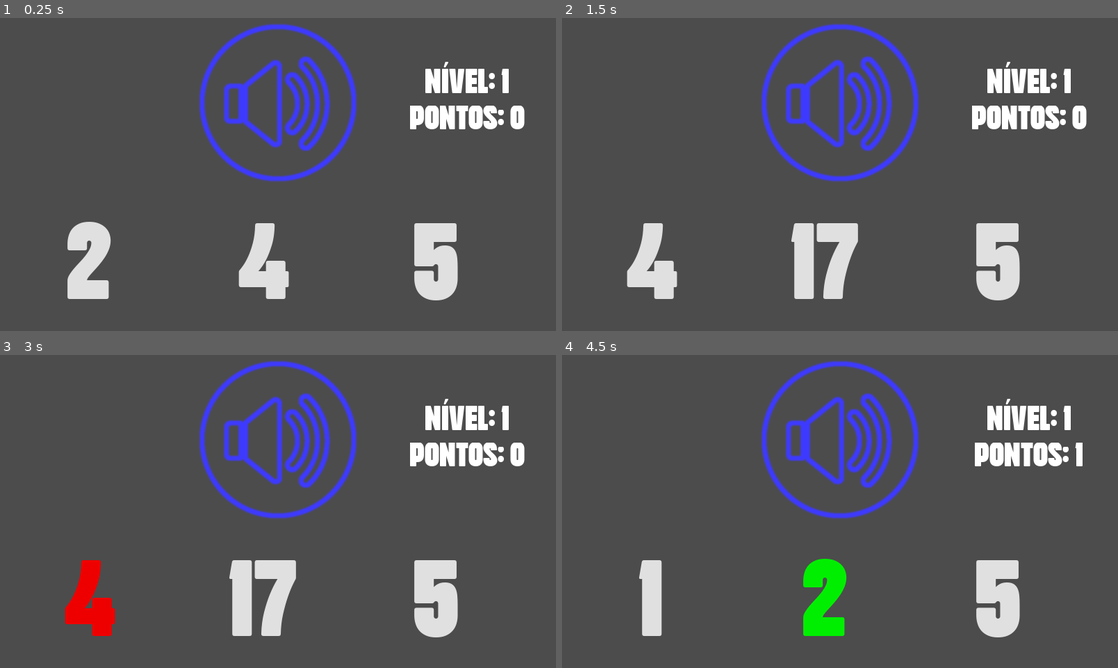
Above: before the commit, frames 1-4 (two rows, left to right).
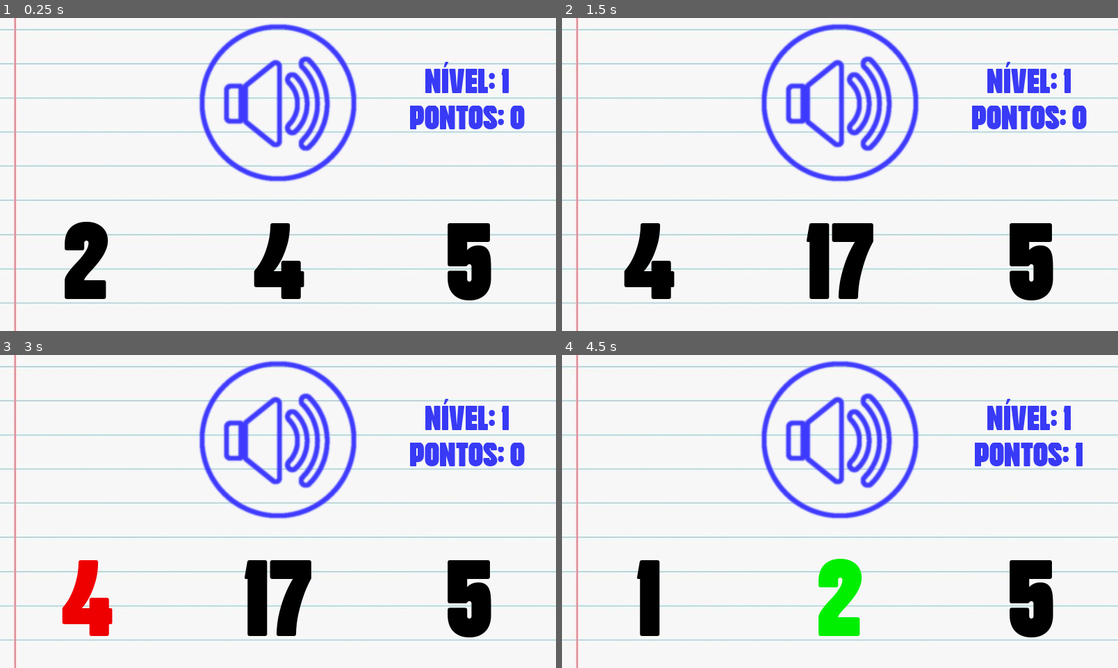
Above: after the commit, the same moments.

Repository: rauanb/Numeros
Game: Godot game, scene res://Main.tscn
Same seed, same stepped clock (60 frames per second), same inputs: the game is played once before the commit and once after it. Sound files missing from this copy of the repository are replaced by a short silence.
Inputs (mouse positions are in pixels of both pictures, inside the frame that each line leads up to):
- Up to frame 1 (0.25 s): no input
- Up to frame 2 (1.5 s): click "2" at 0.5 s; click (840, 102) at 1.25 s
- Up to frame 3 (3 s): click (278, 439) at 2 s; click "4" at 2.75 s
- Up to frame 4 (4.5 s): click "3" at 3.5 s; click "2" at 4.25 s

The runs differ from the first frame. In frame 1, 96% of the frame differs, in the area x 0-100%, y 0-100%; in frame 2, 96%; in frame 3, 95%; in frame 4, 96%.

Commit message:
adicionado fundo

Diff:
--- a/Main.tscn
+++ b/Main.tscn
@@ -9,6 +9,7 @@
 [ext_resource path="res://Sfx/Error.wav" type="AudioStream" id=7]
 [ext_resource path="res://Sfx/LevelUp.wav" type="AudioStream" id=8]
 [ext_resource path="res://Sfx/Score.wav" type="AudioStream" id=9]
+[ext_resource path="res://UI/wallpaper.jpg" type="Texture" id=10]
 
 [sub_resource type="Theme" id=1]
 default_font = ExtResource( 3 )
@@ -18,6 +19,19 @@
 anchor_bottom = 1.0
 theme = SubResource( 1 )
 script = ExtResource( 1 )
+__meta__ = {
+"_edit_use_anchors_": false
+}
+
+[node name="TextureRect" type="TextureRect" parent="."]
+anchor_right = 1.0
+anchor_bottom = 1.0
+margin_left = -201.0
+margin_top = -100.0
+margin_right = 35.0
+margin_bottom = 1565.0
+texture = ExtResource( 10 )
+stretch_mode = 1
 __meta__ = {
 "_edit_use_anchors_": false
 }
@@ -32,7 +46,7 @@
 [node name="VBoxContainer" type="VBoxContainer" parent="CenterContainer"]
 margin_left = 49.0
 margin_top = 9.0
-margin_right = 1231.0
+margin_right = 1100.0
 margin_bottom = 710.0
 custom_constants/separation = 80
 alignment = 1
@@ -66,6 +80,7 @@
 margin_bottom = 310.0
 rect_min_size = Vector2( 300, 250 )
 size_flags_horizontal = 0
+custom_colors/font_color = Color( 0.223529, 0.231373, 0.968627, 1 )
 custom_fonts/font = ExtResource( 2 )
 text = "Nível: %s
 Pontos: %s"
@@ -77,12 +92,14 @@
 margin_top = 450.0
 margin_right = 1182.0
 margin_bottom = 701.0
-custom_constants/separation = 100
+custom_constants/separation = 141
 
 [node name="Alt1Button" type="Button" parent="CenterContainer/VBoxContainer/HBoxContainer"]
 margin_right = 300.0
 margin_bottom = 251.0
 rect_min_size = Vector2( 300, 250 )
+focus_mode = 0
+custom_colors/font_color = Color( 0, 0, 0, 1 )
 custom_styles/hover = ExtResource( 6 )
 custom_styles/pressed = ExtResource( 6 )
 custom_styles/focus = ExtResource( 6 )
@@ -90,27 +107,33 @@
 text = "1"
 
 [node name="Alt2Button" type="Button" parent="CenterContainer/VBoxContainer/HBoxContainer"]
-margin_left = 400.0
-margin_right = 700.0
+margin_left = 441.0
+margin_right = 741.0
 margin_bottom = 251.0
 rect_min_size = Vector2( 300, 250 )
+focus_mode = 0
+custom_colors/font_color = Color( 0, 0, 0, 1 )
 custom_styles/hover = ExtResource( 6 )
 custom_styles/pressed = ExtResource( 6 )
 custom_styles/focus = ExtResource( 6 )
 custom_styles/normal = ExtResource( 6 )
+text = "2"
 __meta__ = {
 "_editor_description_": ""
 }
 
 [node name="Alt3Button" type="Button" parent="CenterContainer/VBoxContainer/HBoxContainer"]
-margin_left = 800.0
-margin_right = 1100.0
+margin_left = 882.0
+margin_right = 1182.0
 margin_bottom = 251.0
 rect_min_size = Vector2( 300, 250 )
+focus_mode = 0
+custom_colors/font_color = Color( 0, 0, 0, 1 )
 custom_styles/hover = ExtResource( 6 )
 custom_styles/pressed = ExtResource( 6 )
 custom_styles/focus = ExtResource( 6 )
 custom_styles/normal = ExtResource( 6 )
+text = "3"
 __meta__ = {
 "_editor_description_": ""
 }
Not shown: 1 places in Main.tscn that only renumber resources
Binary file added: UI/wallpaper.jpg
Not shown, added: UI/wallpaper.jpg.import
